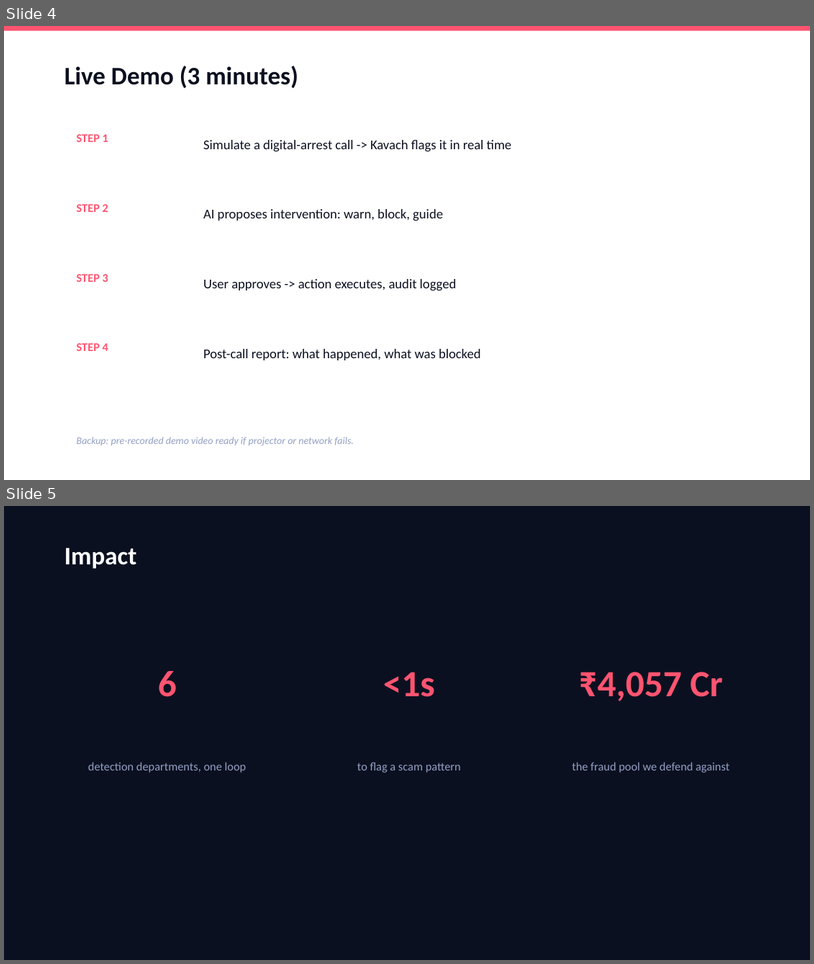
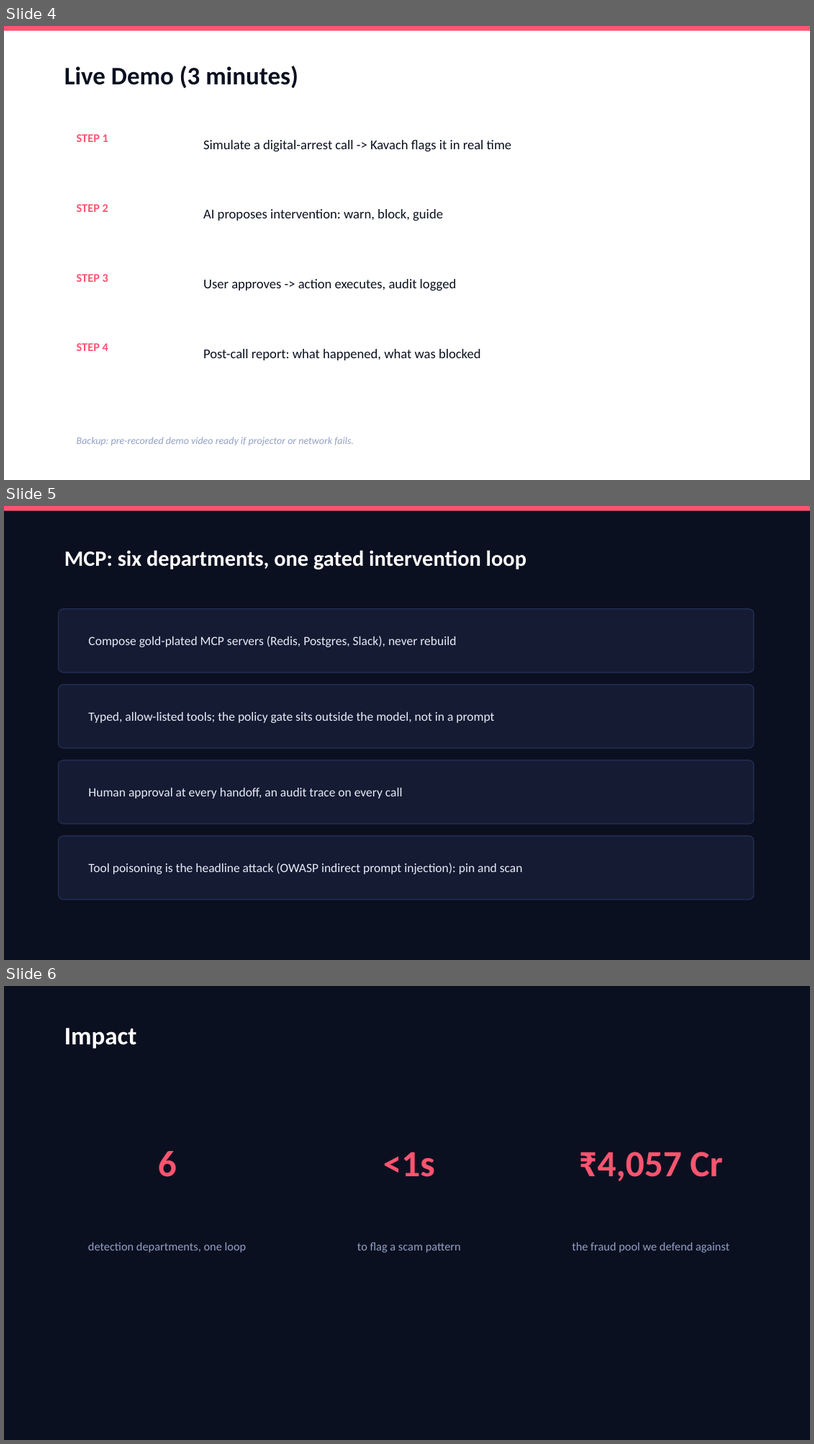
Before and after one commit to harshgounder/craft-n-code, a slide deck: scaffold/deck/deck-kavach.pptx. Shown one above the other, each under a label of ours: slides 4 and 5 before the commit, slides 4, 5 and 6 after it. The pictures are 814x964 and 814x1444 pixels, drawn with LibreOffice and Linux fonts; fonts in the diff are those of the drawing. Boxes give left, top, right and bottom in pixels: in the first picture for what was removed or moved away, otherwise in the second. Text is boxed around its words. In the diff, an @@ line names an element or a change of style, - is before the commit and + after.

```diff
--- a/scaffold/deck/deck-kavach.pptx
+++ b/scaffold/deck/deck-kavach.pptx
@@ slide 5 added at (x1=4, y1=506, x2=810, y2=960), background #0B1020 @@
@@ rectangle added at (x1=4, y1=506, x2=810, y2=511), fill #FF5470 @@
@@ text added at (x1=64, y1=550, x2=527, y2=569), 26 pt, text #FFFFFF, bold @@
+MCP: six departments, one gated intervention loop
@@ rounded rectangle added at (x1=59, y1=609, x2=754, y2=672), fill #141B33, outline #263055 1 pt @@
@@ text added at (x1=88, y1=636, x2=456, y2=647), 15 pt, text #E8ECF8 @@
+Compose gold-plated MCP servers (Redis, Postgres, Slack), never rebuild
@@ rounded rectangle added at (x1=59, y1=685, x2=754, y2=748), fill #141B33, outline #263055 1 pt @@
@@ text added at (x1=88, y1=712, x2=494, y2=723), 15 pt, text #E8ECF8 @@
+Typed, allow-listed tools; the policy gate sits outside the model, not in a prompt
@@ rounded rectangle added at (x1=59, y1=760, x2=754, y2=824), fill #141B33, outline #263055 1 pt @@
@@ text added at (x1=88, y1=788, x2=403, y2=798), 15 pt, text #E8ECF8 @@
+Human approval at every handoff, an audit trace on every call
@@ rounded rectangle added at (x1=59, y1=836, x2=754, y2=899), fill #141B33, outline #263055 1 pt @@
@@ text added at (x1=88, y1=862, x2=523, y2=874), 15 pt, text #E8ECF8 @@
+Tool poisoning is the headline attack (OWASP indirect prompt injection): pin and scan
@@ what was slide 5 is now slide 6 @@
```
Also in this commit, not shown: 2 slides changed, 4 other files.
